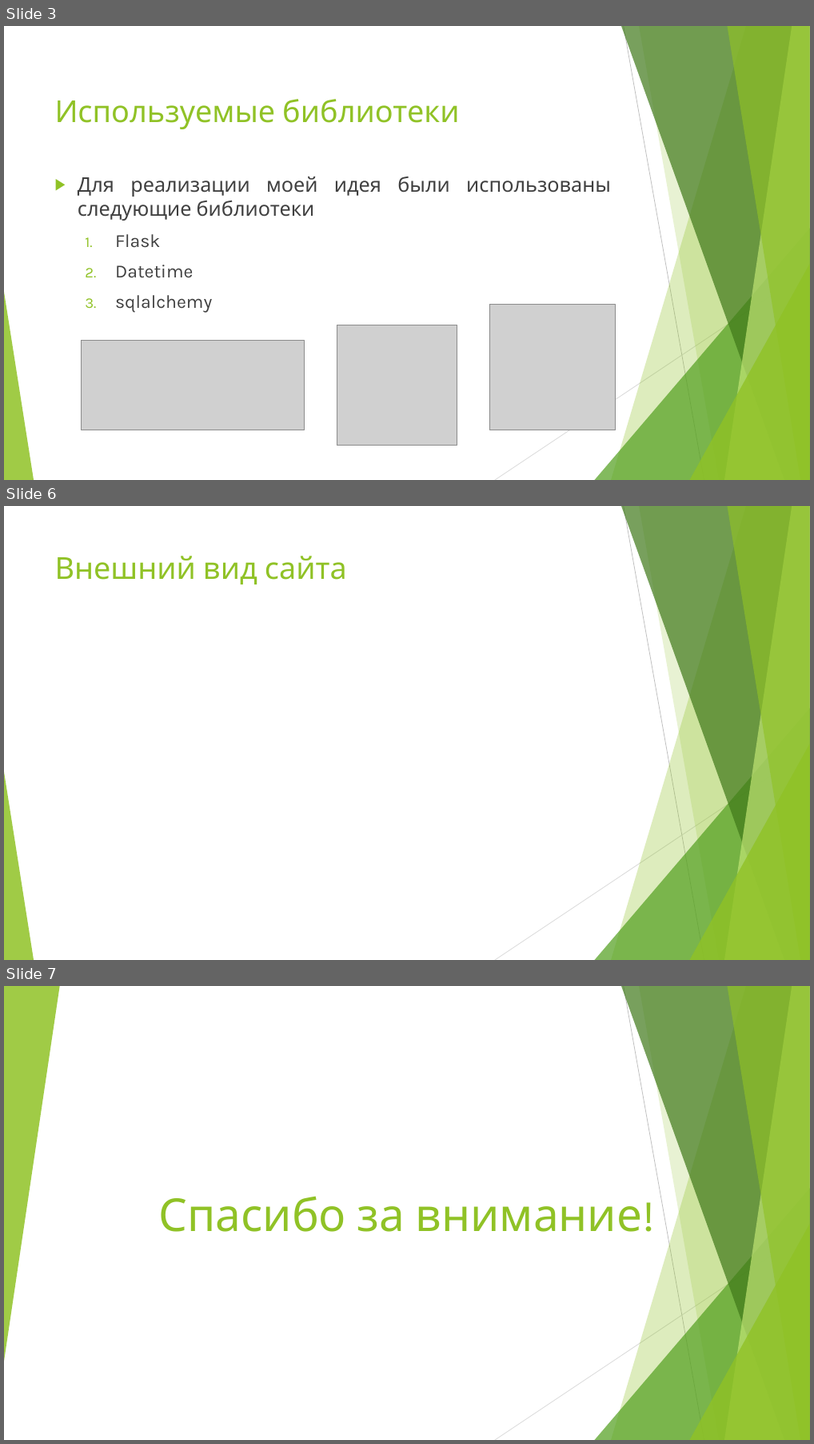
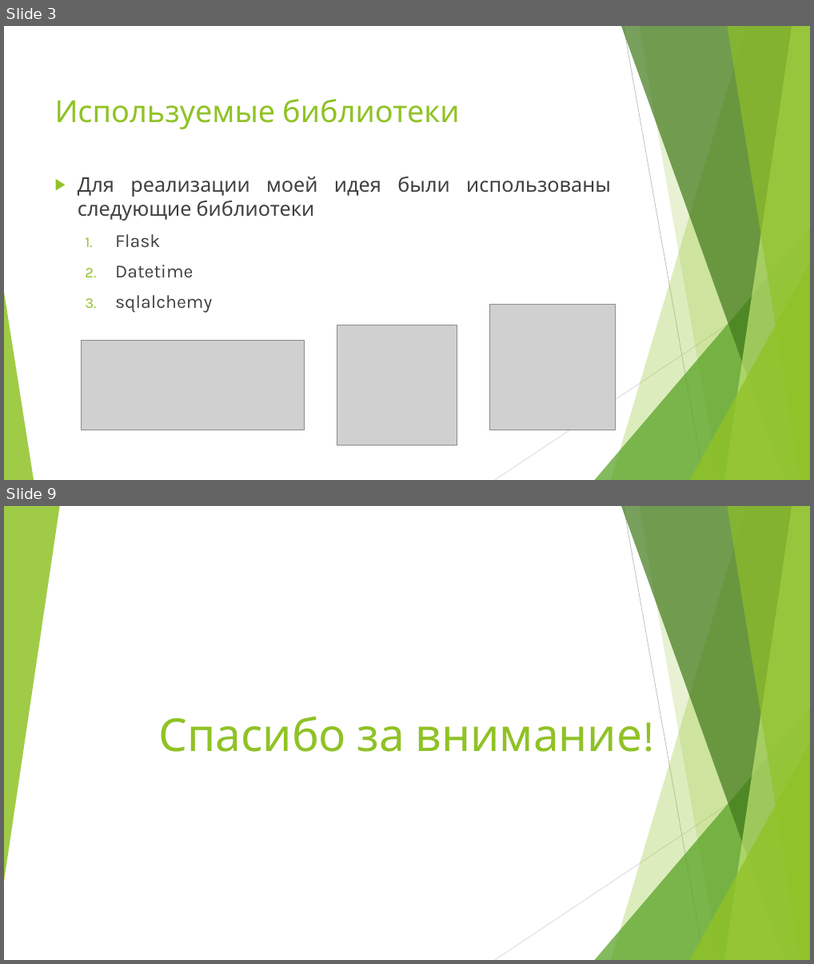
Before and after one commit to Finin1/YP-hometask-site, a slide deck: Ученический электронный дневник.pptx. Shown one above the other, each under a label of ours: slides 3, 6 and 7 before the commit, slides 3 and 9 after it; the slides between them are not shown. The pictures are 814x1444 and 814x964 pixels, drawn with LibreOffice and Linux fonts; fonts in the diff are those of the drawing; grey boxes stand for pictures. Boxes give left, top, right and bottom in pixels: in the first picture for what was removed or moved away, otherwise in the second. Text is boxed around its words. In the diff, an @@ line names an element or a change of style, - is before the commit and + after.

```diff
--- a/Ученический электронный дневник.pptx
+++ b/Ученический электронный дневник.pptx
@@ slide 6 removed at bbox=[4, 506, 810, 960], background #FFFFFF; not listed: 10 template elements that a slide beside it also shows @@
@@ title removed at bbox=[55, 556, 347, 584] @@
-Внешний вид сайта
@@ what was slide 7 is now slide 9 @@
```
Also in this commit, not shown: 1 slide changed, 4 slides added, 1 other slide removed, 6 other files.
